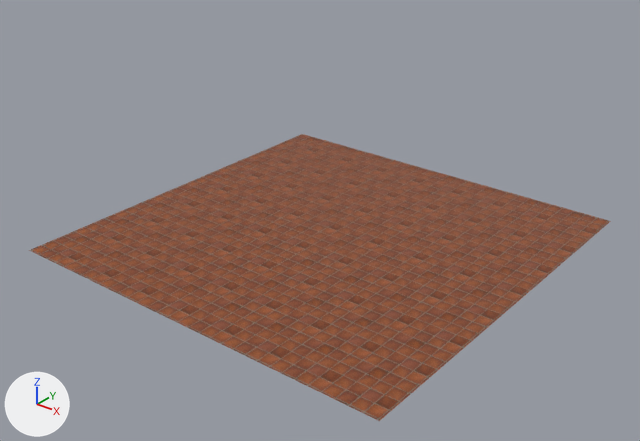
Before and after pictures for a commit that changed the Blender file 10_素材/04_Objcet/Floor/Floor.blend.
The view is the same before and after, from a camera (50 mm lens) standing at (237.0, -304.0, 179.0) and looking at (6.0, -14.0, -1.0). Every picture has the same lights, and +X, +Y and +Z are marked at lower left. The first picture is the older version.

The scene before the commit, as lines of its bpy script (objects in view):
```python
me_平面 = bpy.data.meshes.new('平面')
me_平面.from_pydata(...)  # 4 vertices, 1 face; spans x -1.0..1.0, y -1.0..1.0, z 0.0
me_平面.materials.append(mat_material)
ob_floor = bpy.data.objects.new('Floor', me_平面)
ob_floor.location = (0.0, 0.0, -16.0)
ob_floor.scale = (101.0, 101.0, 101.0)
```
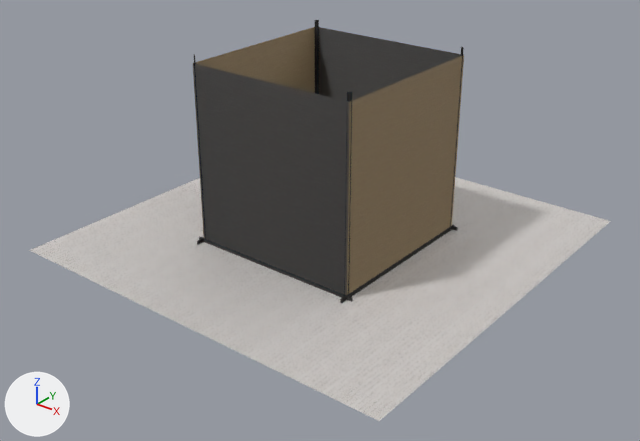
The edits, one by one:
Picture 'FloorTex.png.001' (img_floortex_png_001) is new.
Picture 'FloorNormal.png' (img_floornormal_png) is new.
Picture 'Frame.png' (img_frame_png) is new.
Picture 'FrameNormal.png' (img_framenormal_png) is new.
Picture 'WallTex.jpg' (img_walltex_jpg) is new.
Picture 'WallNormal.png' (img_wallnormal_png) is new.
Material 'FloorMaterial' (mat_floormaterial) is new.
Uses the picture img_floornormal_png.
Uses the picture img_floortex_png_001.
Material 'FrameMaterial' (mat_framematerial) is new.
Uses the picture img_frame_png.
Uses the picture img_framenormal_png.
Material 'WallMaterial' (mat_wallmaterial) is new.
Uses the picture img_wallnormal_png.
Uses the picture img_walltex_jpg.
me_平面 has 4 vertices, 1 face and spans x -1.0..1.0, y -1.0..1.0, z 0.0.
me_平面 no longer uses material mat_material.
me_平面 gains material mat_floormaterial.
Mesh me_立方体_008 is new.
It is a box spanning x -1.0..1.0, y -1.0..1.0, z -1.0..1.0.
It uses material mat_framematerial.
Mesh me_立方体 is new.
It has 8 vertices, 4 faces and spans x -1.0..1.0, y -1.0..1.0, z -0.43..1.57.
It uses material mat_wallmaterial.
Object 'Frame.007' (ob_frame_007) is new; it shows me_立方体_008.
Its location is (-41.6, 41.9, 29.2).
Its rotation in degrees is (-225, 90, 0).
Its scale is (45.8, 0.297, 1.0).
Object 'Frame.006' (ob_frame_006) is new; it shows a copy of me_立方体_008.
Its location is (-42.2, -42.1, 29.2).
Its rotation in degrees is (-135, 90, 0).
Its scale is (45.8, 0.297, 1.0).
Object 'Frame.005' (ob_frame_005) is new; it shows a copy of me_立方体_008.
Its location is (42.1, -42.0, 29.2).
Its rotation in degrees is (-45, 90, 0).
Its scale is (45.8, 0.297, 1.0).
Object 'Frame.004' (ob_frame_004) is new; it shows a copy of me_立方体_008.
Its location is (42.1, 42.0, 29.2).
Its rotation in degrees is (45, 90, 0).
Its scale is (45.8, 0.297, 1.0).
Object 'Frame.003' (ob_frame_003) is new; it shows a copy of me_立方体_008.
Its location is (42.9, -1.2, -15.2).
Its rotation in degrees is (0, 0, 90).
Its scale is (45.8, 0.297, 1.0).
Object 'Frame.002' (ob_frame_002) is new; it shows a copy of me_立方体_008.
Its location is (-43.0, -1.2, -15.2).
Its rotation in degrees is (0, 0, 90).
Its scale is (45.8, 0.297, 1.0).
Object 'Frame.001' (ob_frame_001) is new; it shows a copy of me_立方体_008.
Its location is (0.0, -42.9, -15.2).
Its scale is (45.8, 0.297, 1.0).
Object 'Frame' (ob_frame) is new; it shows a copy of me_立方体_008.
Its location is (0.0, 43.0, -15.2).
Its scale is (45.8, 0.297, 1.0).
Object 'Wall' (ob_wall) is new; it shows me_立方体.
Its location is (0.0, 0.0, 4.3).
Its scale is (42.8, 42.8, 42.8).

Location of each change, (x1, y1, x2, y2) in pixels of the pictures (640 x 441 px):
'Floor', recoloured (brown to grey): (29, 177, 611, 421) in both
'Wall', added: after (193, 27, 464, 295)
'Frame.001', added: after (199, 236, 353, 302)
'Frame.003', added: after (340, 224, 454, 303)
'Frame.007', added: after (315, 20, 319, 94)
'Frame.005', added: after (344, 92, 352, 295)
'Frame.006', added: after (194, 54, 206, 239)
'Frame.004', added: after (450, 47, 464, 227)
'Frame.002', added: after (197, 238, 204, 245)
'Frame', added: after (452, 225, 458, 231)
